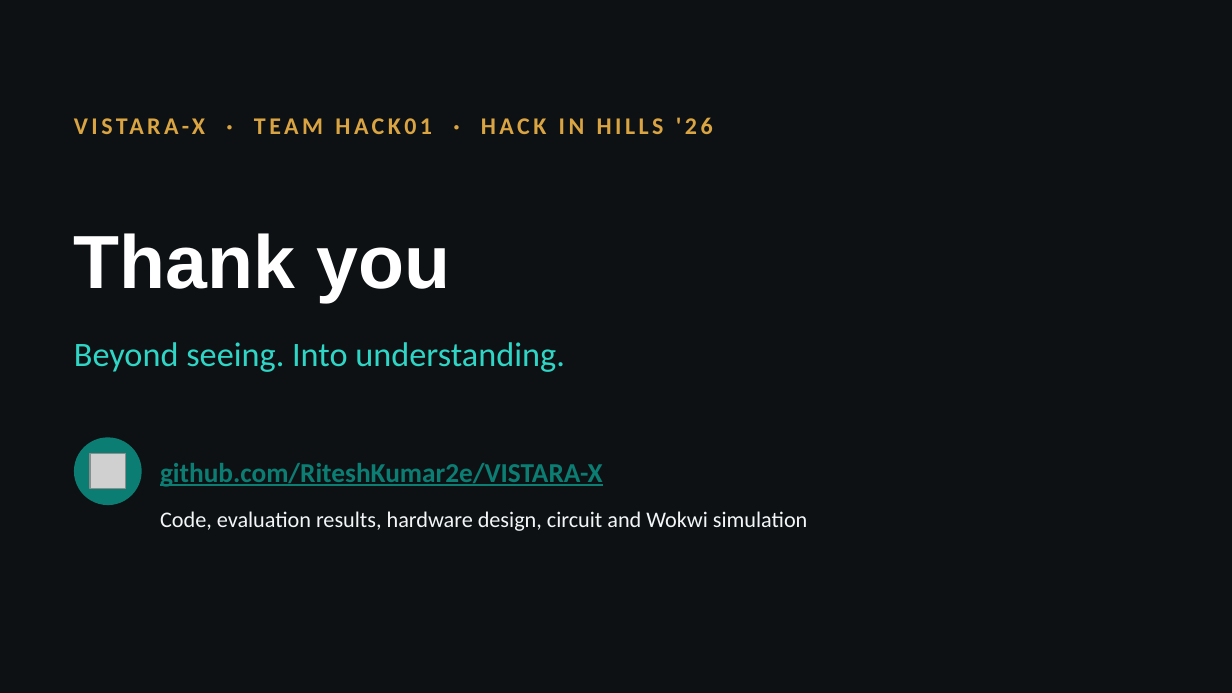
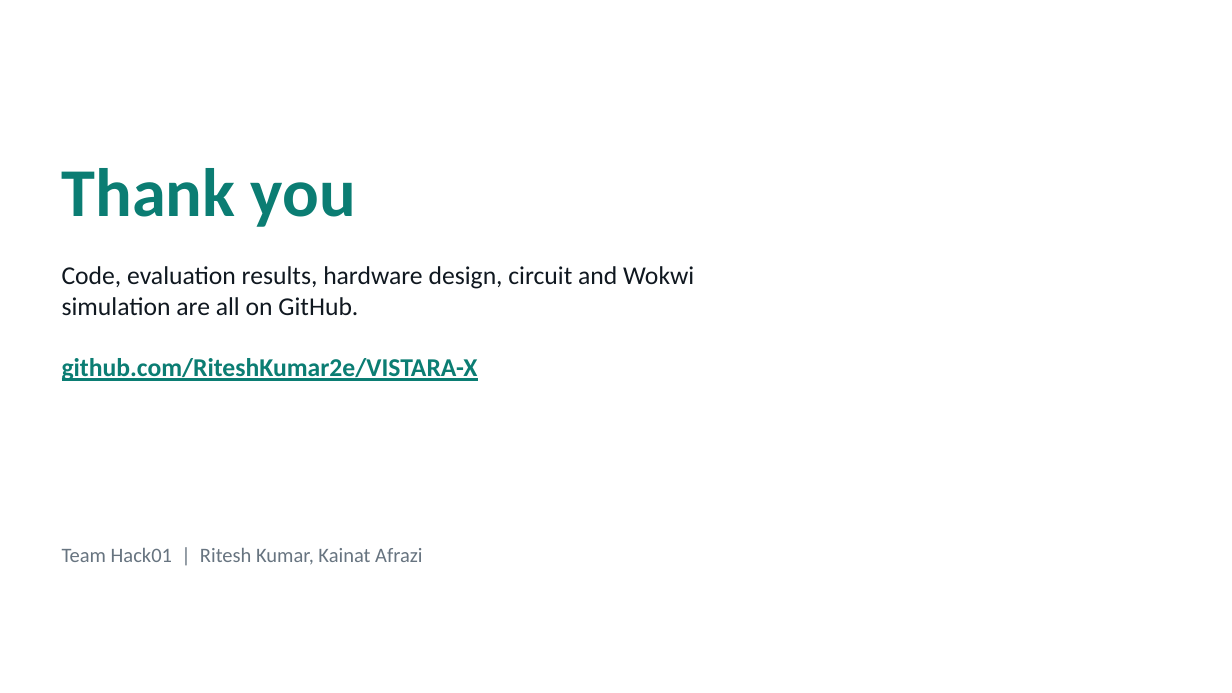
Before and after one commit to RiteshKumar2e/VISTARA-X, a slide deck: slide 14 of presentation/VISTARA-X_Hack01.pptx. Drawn at 1232x693 pixels with LibreOffice and Linux fonts; fonts in the diff are those of the drawing; grey boxes stand for pictures. Boxes give left, top, right and bottom in pixels: in the first picture for what was removed or moved away, otherwise in the second. Text is boxed around its words. In the diff, an @@ line names an element or a change of style, - is before the commit and + after.

Commit message:
feat: update presentation file VISTARA-X_Hack01.pptx with new content

```diff
--- a/presentation/VISTARA-X_Hack01.pptx
+++ b/presentation/VISTARA-X_Hack01.pptx
@@ background #0D1114 to #FFFFFF @@
@@ text "Thank you": place and size @@
-text "Thank you" at [74, 233, 450, 303]
+text "Thank you" at [62, 168, 356, 227]
@@ text "Thank you" at [62, 168, 356, 227]: size 44 to 40 pt, font Arial to Calibri, text colour #FFFFFF to #0B7D73; vertical alignment middle to top @@
@@ text at [62, 266, 694, 315]: text changed; size 13 to 15 pt; text colour #F3F5F7 to #101820 @@
-Code, evaluation results, hardware design, circuit and Wokwi simulation
+Code, evaluation results, hardware design, circuit and Wokwi simulation are all on GitHub.
@@ text "github.com/RiteshKumar2e/VISTARA-X": place and size @@
-text "github.com/RiteshKumar2e/VISTARA-X" at [160, 463, 603, 487]
+text "github.com/RiteshKumar2e/VISTARA-X" at [62, 358, 478, 381]
@@ text "github.com/RiteshKumar2e/VISTARA-X" at [62, 358, 478, 381]: size 16 to 15 pt; vertical alignment middle to top @@
@@ text removed at [74, 342, 564, 372] @@
-Beyond seeing. Into understanding.
@@ ellipse removed at [74, 437, 142, 505] @@
@@ picture removed at [90, 453, 126, 489] @@
@@ text removed at [160, 463, 603, 487] @@
-VISTARA-X · TEAM HACK01 · HACK IN HILLS '26
@@ text added at [62, 548, 422, 565], 12 pt, text #677480 @@
+Team Hack01 | Ritesh Kumar, Kainat Afrazi
```
Also in this commit, not shown: 12 other slides changed, 1 slide added, 1 slide removed.
